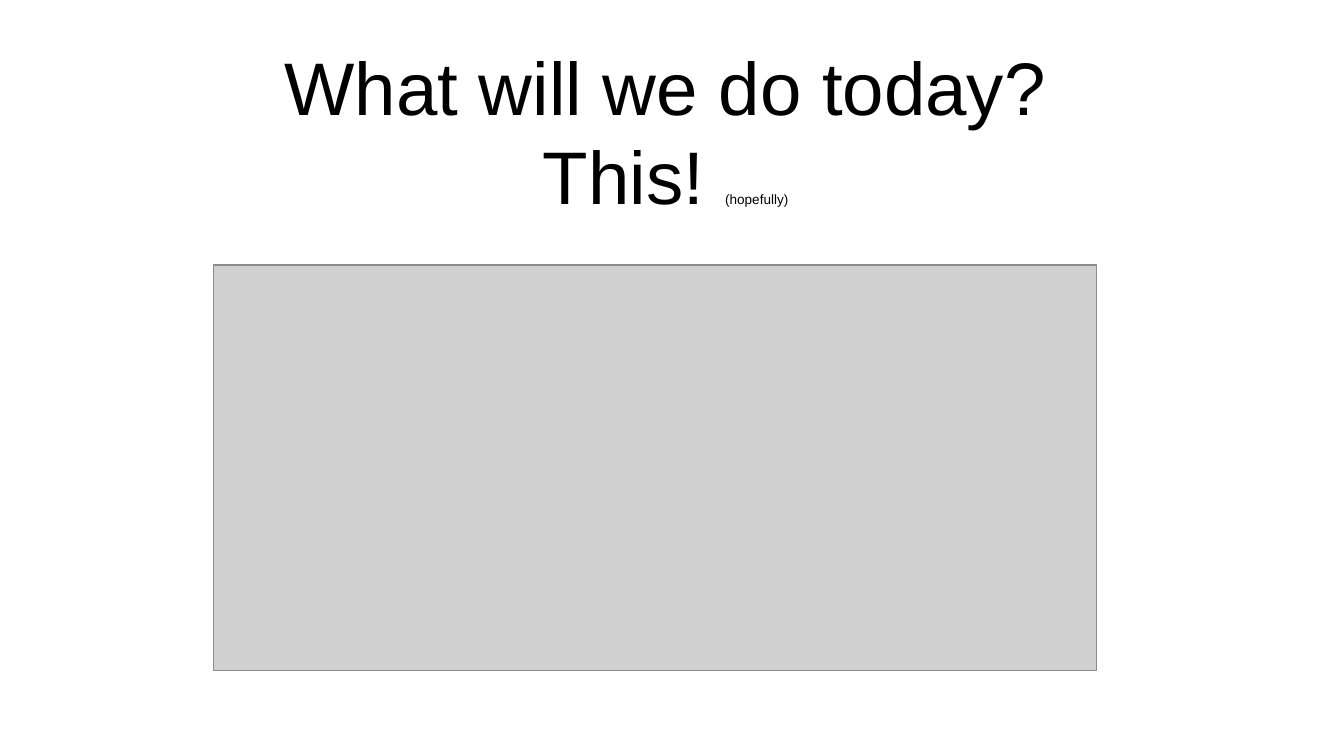
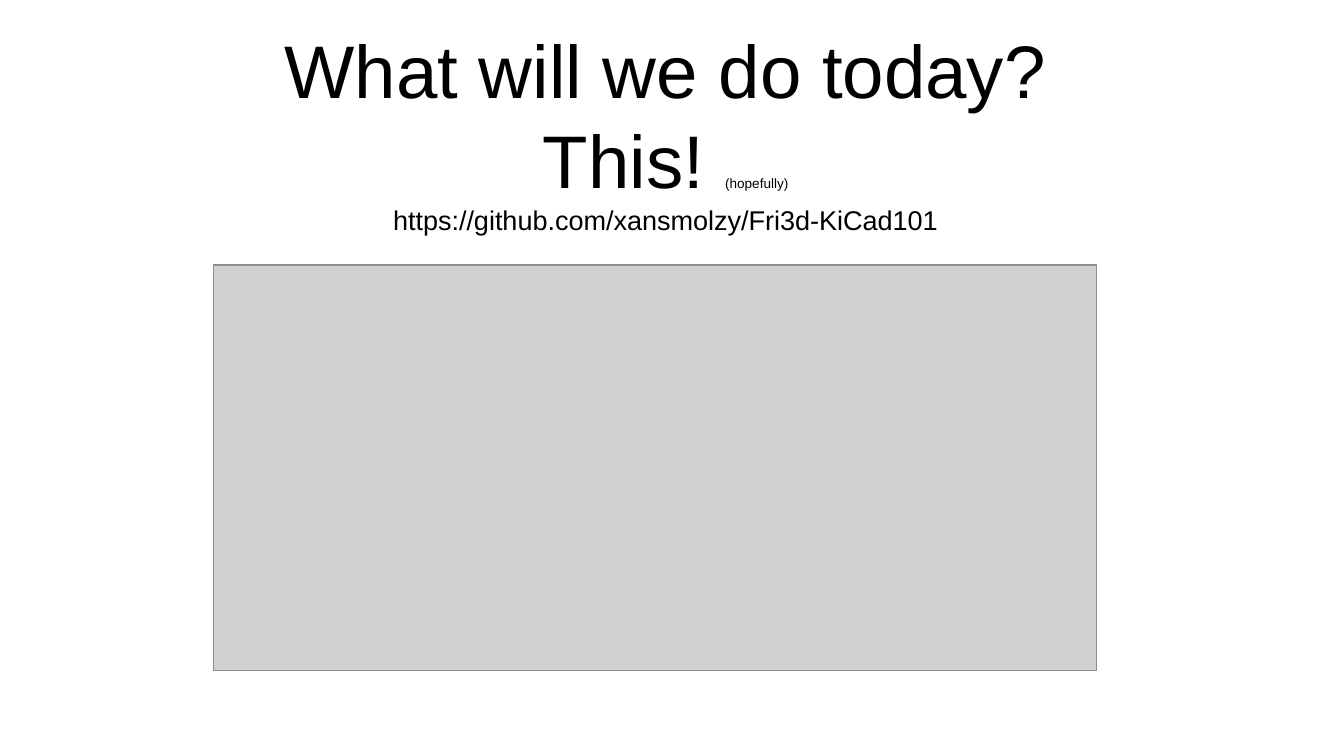
Before and after one commit to xansmolzy/Fri3d-KiCad101, a slide deck: slide 2 of PCB_WorkShopFri3d.odp. Drawn at 1344x756 pixels with LibreOffice and Linux fonts; fonts in the diff are those of the drawing; grey boxes stand for pictures. Boxes give left, top, right and bottom in pixels: in the first picture for what was removed or moved away, otherwise in the second. Text is boxed around its words. In the diff, an @@ line names an element or a change of style, - is before the commit and + after.

Commit message:
update slides

```diff
--- a/PCB_WorkShopFri3d.odp
+++ b/PCB_WorkShopFri3d.odp
@@ title at bbox=[284, 44, 1046, 235]: text changed; size 44 to 16 pt @@
-What will we do today?
-This! (hopefully)
+What will we do today?
+This! (hopefully)
+https://github.com/xansmolzy/Fri3d-KiCad101
```
